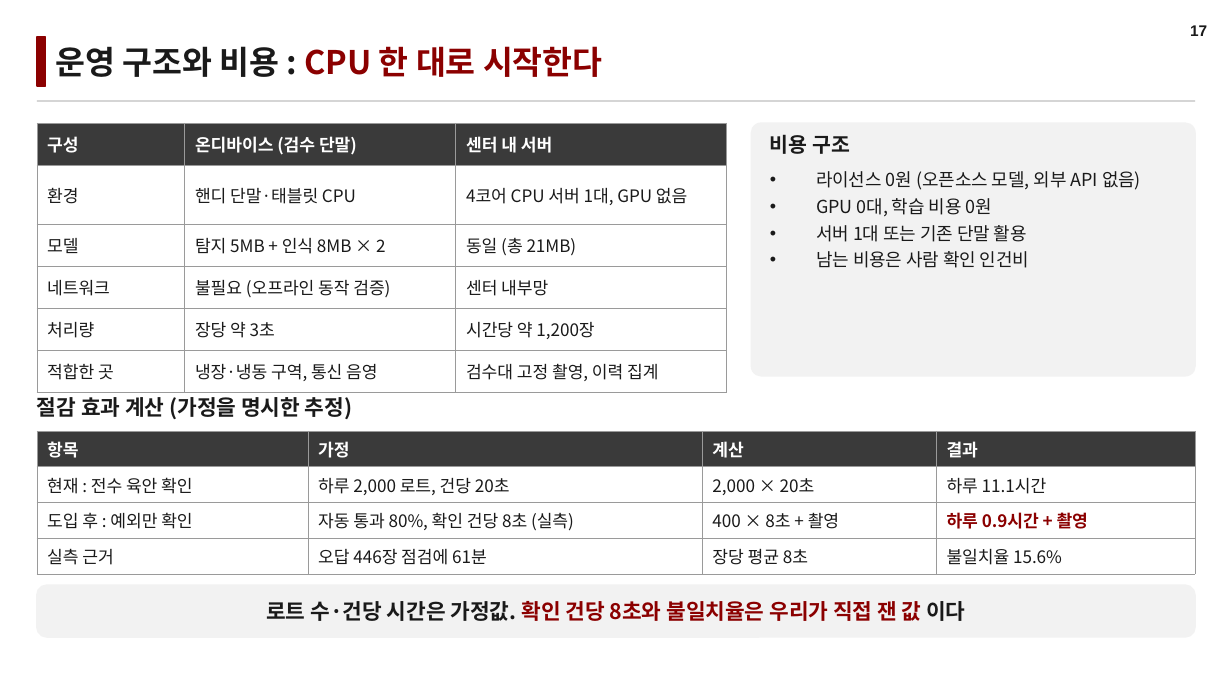
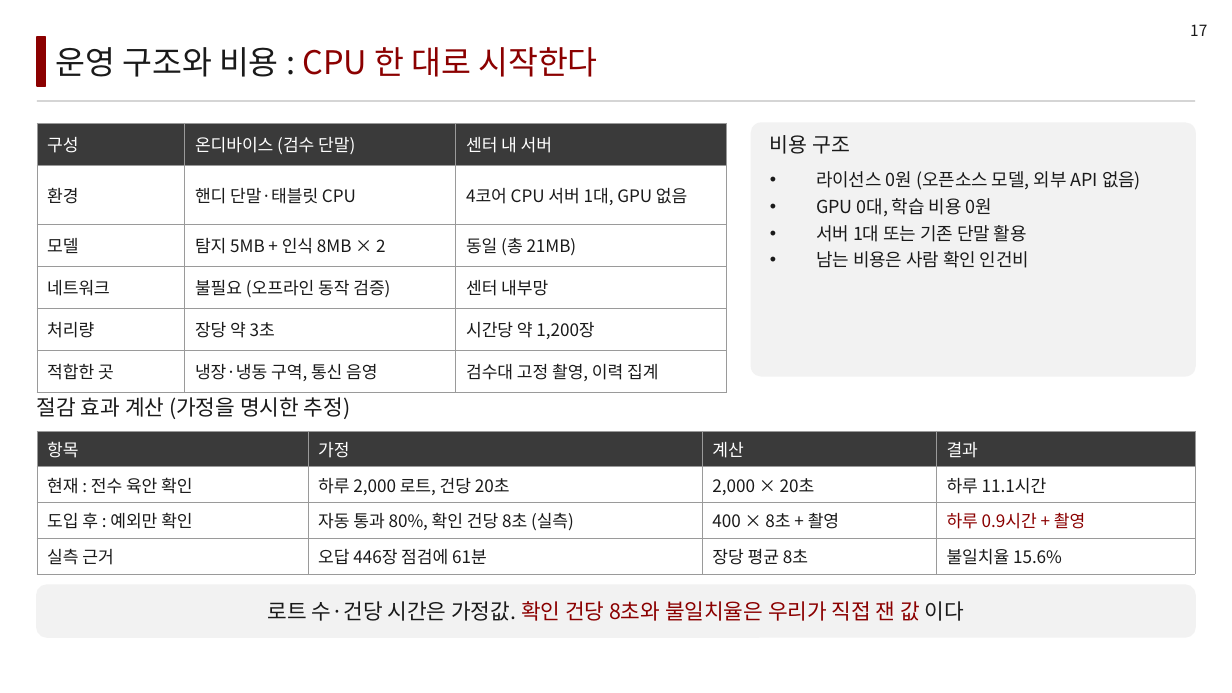
Before and after one commit to LEEbyeongchul/itda3-CODE-subway, a slide deck: slide 17 of 발표/[CODE]_서브웨이_본선발표.pptx. Drawn at 1232x693 pixels with LibreOffice and Linux fonts; fonts in the diff are those of the drawing. Boxes give left, top, right and bottom in pixels: in the first picture for what was removed or moved away, otherwise in the second. Text is boxed around its words. In the diff, an @@ line names an element or a change of style, - is before the commit and + after.

```diff
--- a/발표/[CODE]_서브웨이_본선발표.pptx
+++ b/발표/[CODE]_서브웨이_본선발표.pptx
@@ text "17" at [1190,24,1207,36]: font Arial to Noto Sans CJK KR, bold off @@
@@ table at [37,123,727,385] @@
@@ bold off in "구성", "온디바이스 (검수 단말)", "센터 내 서버" @@
@@ table at [37,431,1195,574] @@
@@ bold off in "항목", "가정", "계산", "결과" and 1 more places @@
@@ bold off in 4 elements at [55,47,597,77], [770,135,850,154], [37,397,351,419], [268,601,964,621] @@
```
Also in this commit, not shown: 21 other slides changed, 3 other files.
